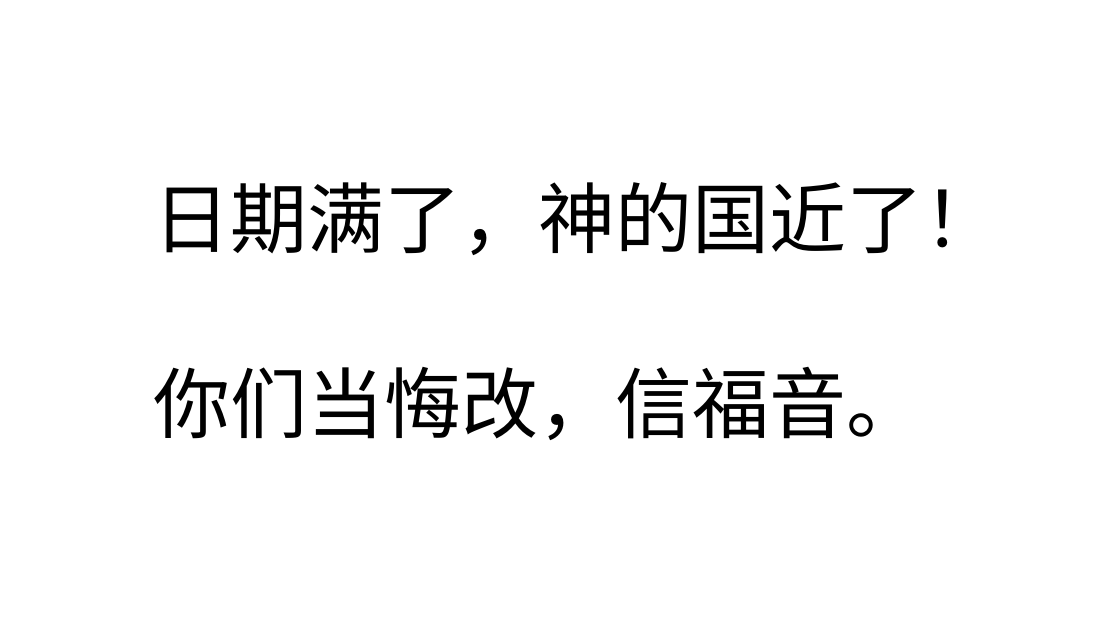
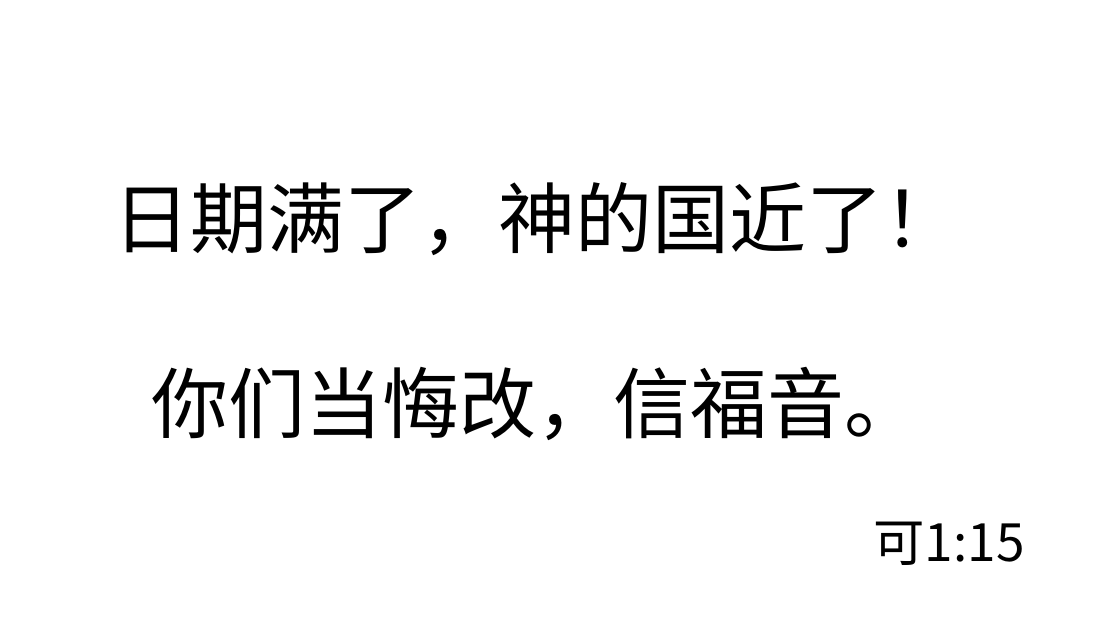
Before and after one commit to helenchen0703-blip/tianguo-lieche-2026, a slide deck: slide 1 of files/slides.pptx. Drawn at 1120x630 pixels with LibreOffice and Linux fonts; fonts in the diff are those of the drawing. Boxes give left, top, right and bottom in pixels: in the first picture for what was removed or moved away, otherwise in the second. Text is boxed around its words. In the diff, an @@ line names an element or a change of style, - is before the commit and + after.

```diff
--- a/files/slides.pptx
+++ b/files/slides.pptx
@@ text "日期满了，神的国近了！": place and size @@
-text "日期满了，神的国近了！" at (153, 182, 1000, 440)
+text "日期满了，神的国近了！" at (113, 182, 1025, 565)
@@ text at (874, 521, 1025, 565): paragraph added @@
+可1:15
```
Also in this commit, not shown: 1 slide added, 1 other file.
